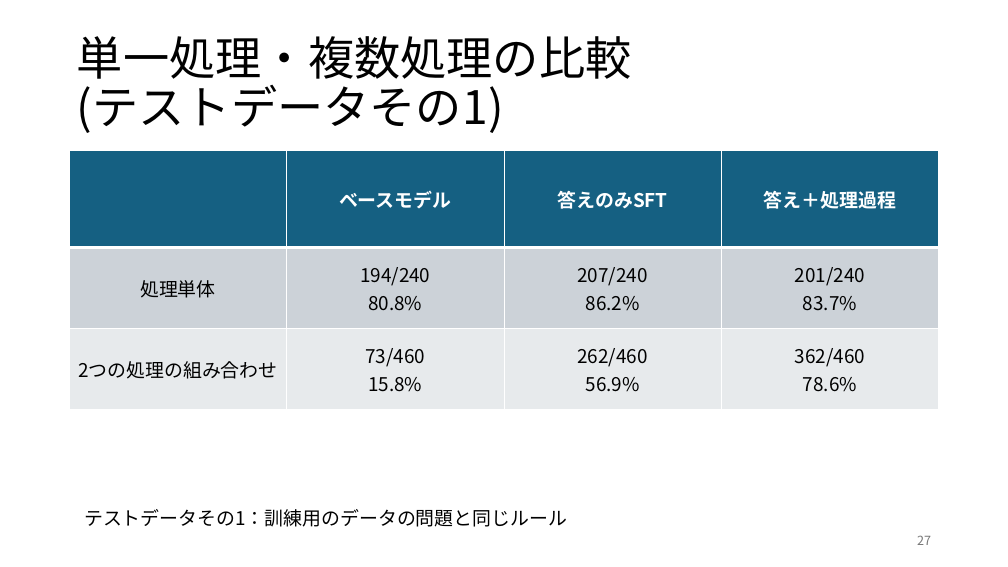
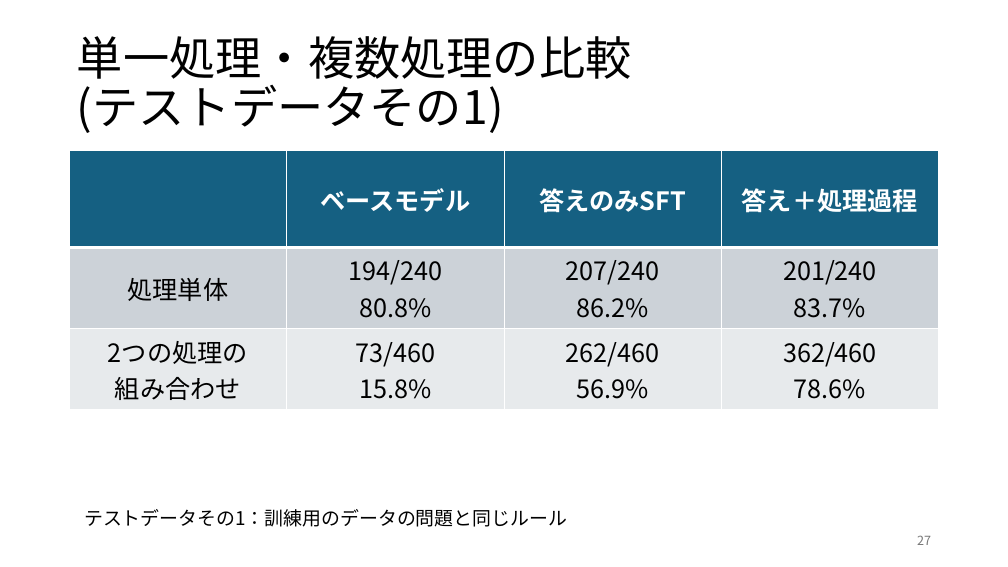
Before and after one commit to rollotea/array-task, a slide deck: slide 27 of 生成AIの追加学習による問題.pptx. Drawn at 1008x567 pixels with LibreOffice and Linux fonts; fonts in the diff are those of the drawing. Boxes give left, top, right and bottom in pixels: in the first picture for what was removed or moved away, otherwise in the second. Text is boxed around its words. In the diff, an @@ line names an element or a change of style, - is before the commit and + after.

```diff
--- a/生成AIの追加学習による問題.pptx
+++ b/生成AIの追加学習による問題.pptx
@@ table at (x1=70, y1=151, x2=941, y2=411) @@
-row 3, column 1: 2つの処理の組み合わせ
+row 3, column 1: 2つの処理の / 組み合わせ
@@ size 18 to 24 pt in "ベースモデル", "答えのみSFT", "答え＋処理過程", "処理単体" and 12 more places @@
```
Also in this commit, not shown: 48 other slides changed, 1 slide added, 1 slide removed, 1 other file.
